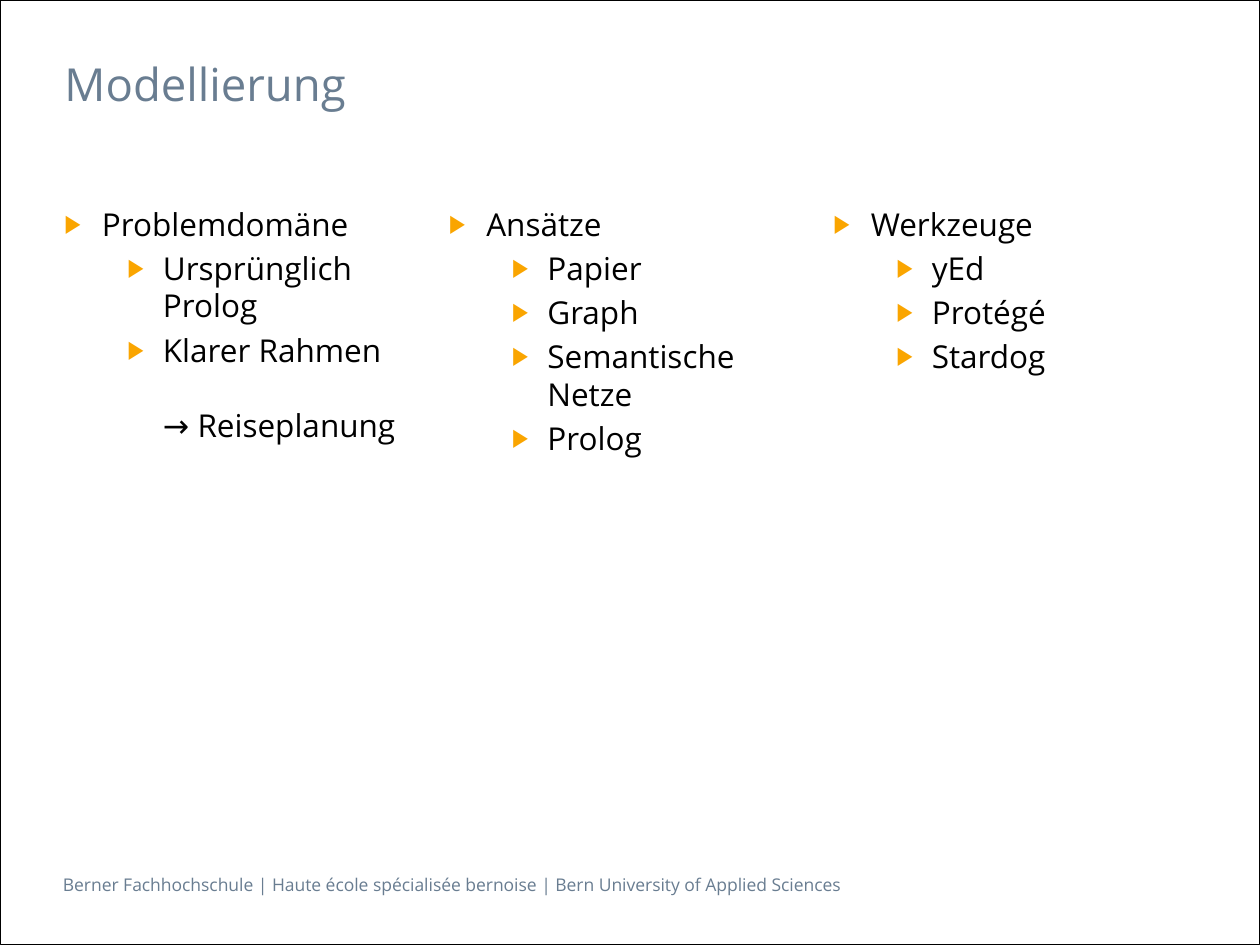
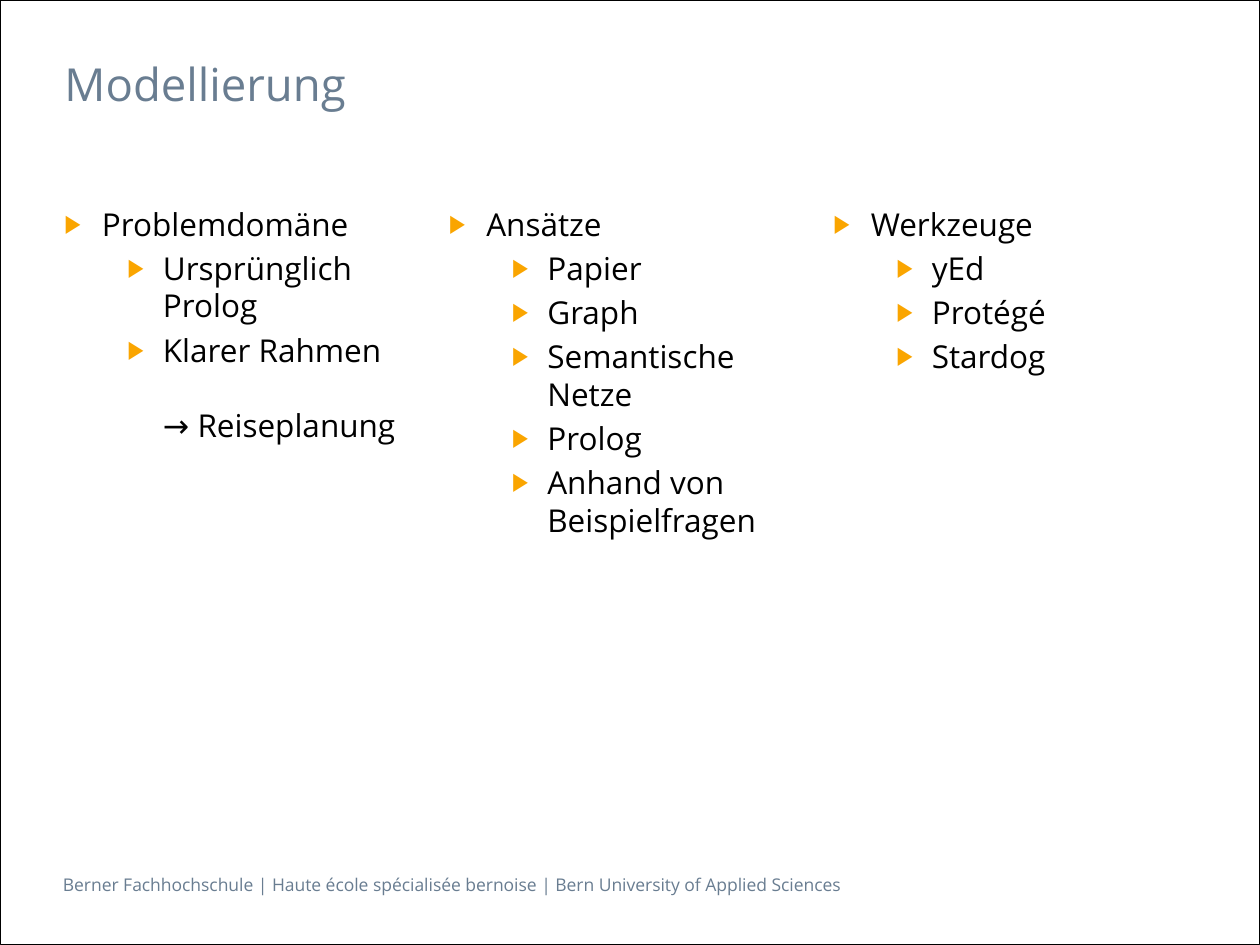
Before and after one commit to gunzm1/ElephantSearch, a slide deck: slide 33 of Doc/Verteidigung.pptx. Drawn at 1260x945 pixels with LibreOffice and Linux fonts; fonts in the diff are those of the drawing. Boxes give left, top, right and bottom in pixels: in the first picture for what was removed or moved away, otherwise in the second. Text is boxed around its words. In the diff, an @@ line names an element or a change of style, - is before the commit and + after.

```diff
--- a/Doc/Verteidigung.pptx
+++ b/Doc/Verteidigung.pptx
@@ text at (547,470,755,540): paragraph added @@
+  ▶ Anhand von Beispielfragen
```
Also in this commit, not shown: 4 slides added, 4 slides removed, 9 other files.
